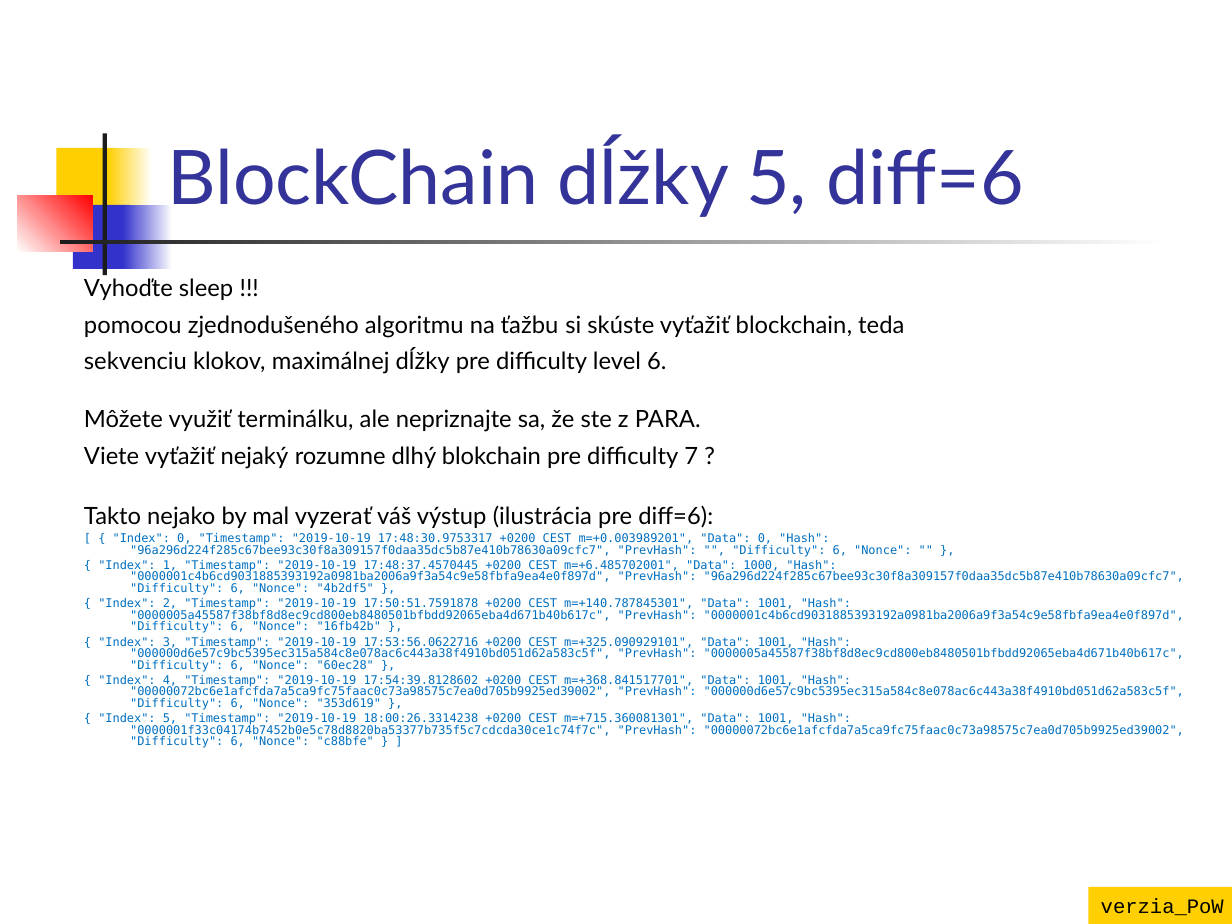
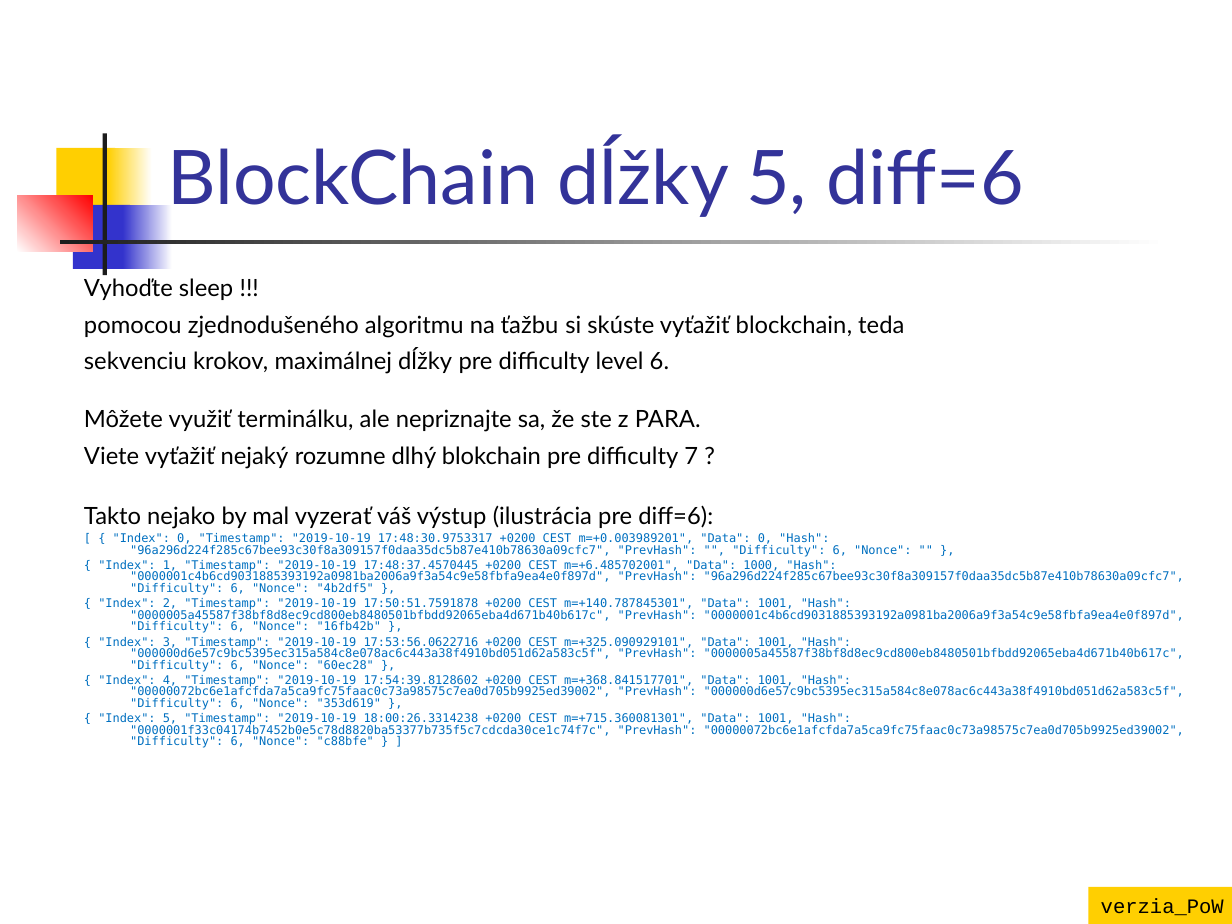
Before and after one commit to paradigmy/Prednasky, a slide deck: slide 33 of 05/go4.ppt. Drawn at 1232x924 pixels with LibreOffice and Linux fonts; fonts in the diff are those of the drawing. Boxes give left, top, right and bottom in pixels: in the first picture for what was removed or moved away, otherwise in the second. Text is boxed around its words. In the diff, an @@ line names an element or a change of style, - is before the commit and + after.

```diff
--- a/05/go4.ppt
+++ b/05/go4.ppt
@@ text at [84,348,669,374]: text changed @@
-sekvenciu klokov, maximálnej dĺžky pre difficulty level 6.
+sekvenciu krokov, maximálnej dĺžky pre difficulty level 6.
```
Also in this commit, not shown: 3 other slides changed, 3 other files.
